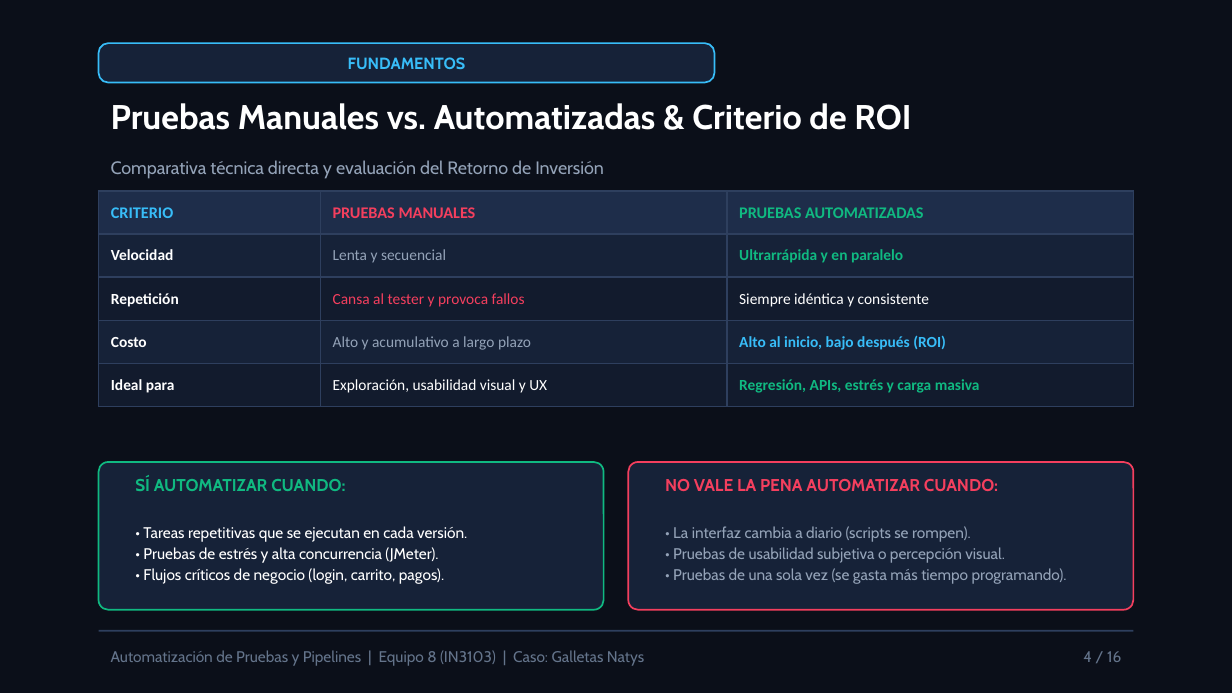
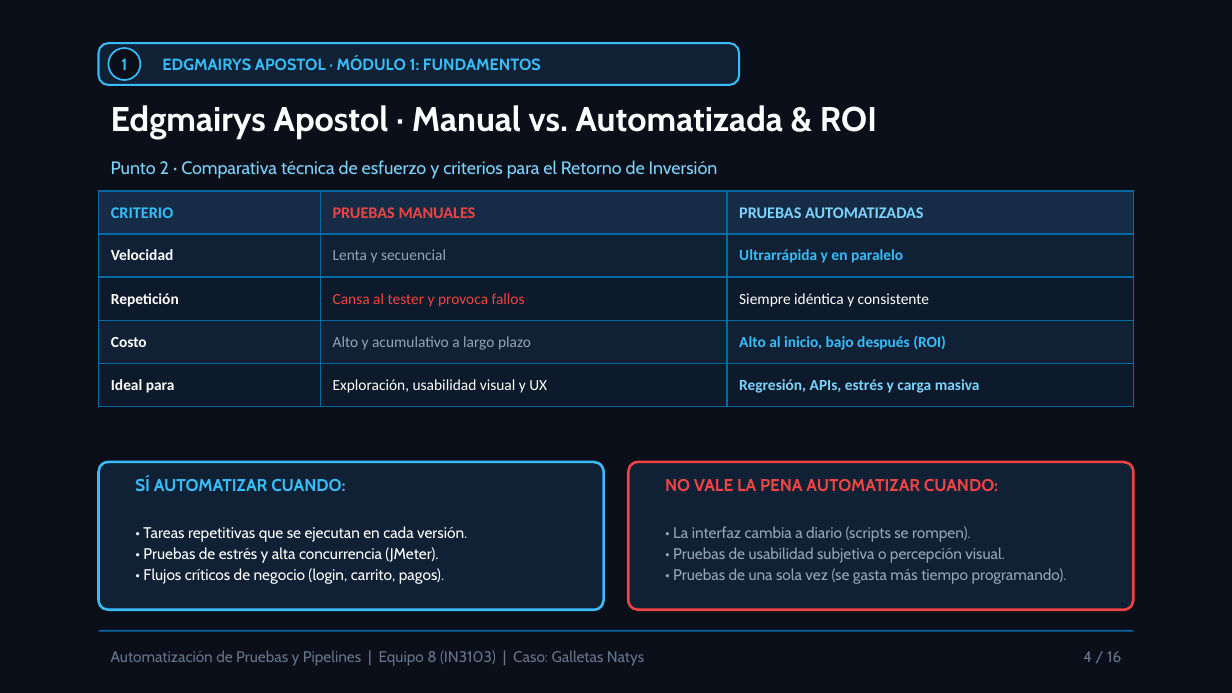
Before and after one commit to Elias0902/natys-landing-exposicion, a slide deck: slide 4 of public/docs/diapositivas-equipo8.pptx. Drawn at 1232x693 pixels with LibreOffice and Linux fonts; fonts in the diff are those of the drawing. Boxes give left, top, right and bottom in pixels: in the first picture for what was removed or moved away, otherwise in the second. Text is boxed around its words. In the diff, an @@ line names an element or a change of style, - is before the commit and + after.

```diff
--- a/public/docs/diapositivas-equipo8.pptx
+++ b/public/docs/diapositivas-equipo8.pptx
@@ rounded rectangle: place and size @@
-rounded rectangle at (99, 43, 715, 83)
+rounded rectangle at (99, 43, 739, 85)
@@ rounded rectangle at (99, 43, 739, 85): fill #162238 to #102136; outline #38BDF8 1 pt to #38BDF8 1.2 pt; proportions changed @@
@@ ellipse added at (108, 48, 140, 80), fill #0B0F19, outline #38BDF8 1 pt @@
@@ text added at (121, 58, 127, 70), 9.5 pt, text #38BDF8, bold @@
+1
@@ text at (162, 58, 541, 70): text changed @@
-FUNDAMENTOS
+EDGMAIRYS APOSTOL · MÓDULO 1: FUNDAMENTOS
@@ text at (111, 105, 877, 139): text changed @@
-Pruebas Manuales vs. Automatizadas & Criterio de ROI
+Edgmairys Apostol · Manual vs. Automatizada & ROI
@@ text at (111, 160, 718, 179): text changed; text colour #94A3B8 to #7DD3FC @@
-Comparativa técnica directa y evaluación del Retorno de Inversión
+Punto 2 · Comparativa técnica de esfuerzo y criterios para el Retorno de Inversión
@@ table at (99, 191, 1133, 407) @@
@@ fill #1E2D4A to #162B45 in row 1 @@
@@ fill #162238 to #102136 in 6 cells @@
@@ fill #121B2D to #0D1A2B in 6 cells @@
@@ text colour #F43F5E to #EF4444 in "PRUEBAS MANUALES", "Cansa al tester y provoca fallos" @@
@@ text colour #10B981 to #7DD3FC in "PRUEBAS AUTOMATIZADAS", "Regresión, APIs, estrés y carga masiva" @@
@@ text colour #10B981 to #38BDF8 in "Ultrarrápida y en paralelo" @@
@@ borders changed @@
@@ rounded rectangle at (99, 462, 604, 610): fill #162238 to #102136; outline #10B981 1 pt to #38BDF8 1.5 pt @@
@@ text "SÍ AUTOMATIZAR CUANDO:" at (135, 477, 345, 491): text colour #10B981 to #38BDF8 @@
@@ rounded rectangle at (628, 462, 1133, 610): fill #162238 to #102136; outline #F43F5E 1 pt to #EF4444 1.5 pt @@
@@ text "NO VALE LA PENA AUTOMATIZAR ..." at (665, 478, 998, 492): text colour #F43F5E to #EF4444 @@
@@ line (99, 631) - (1133, 631): stroke #2E3F5E 1 pt to #0369A1 1 pt @@
```
Also in this commit, not shown: 15 other slides changed, 8 other files.
